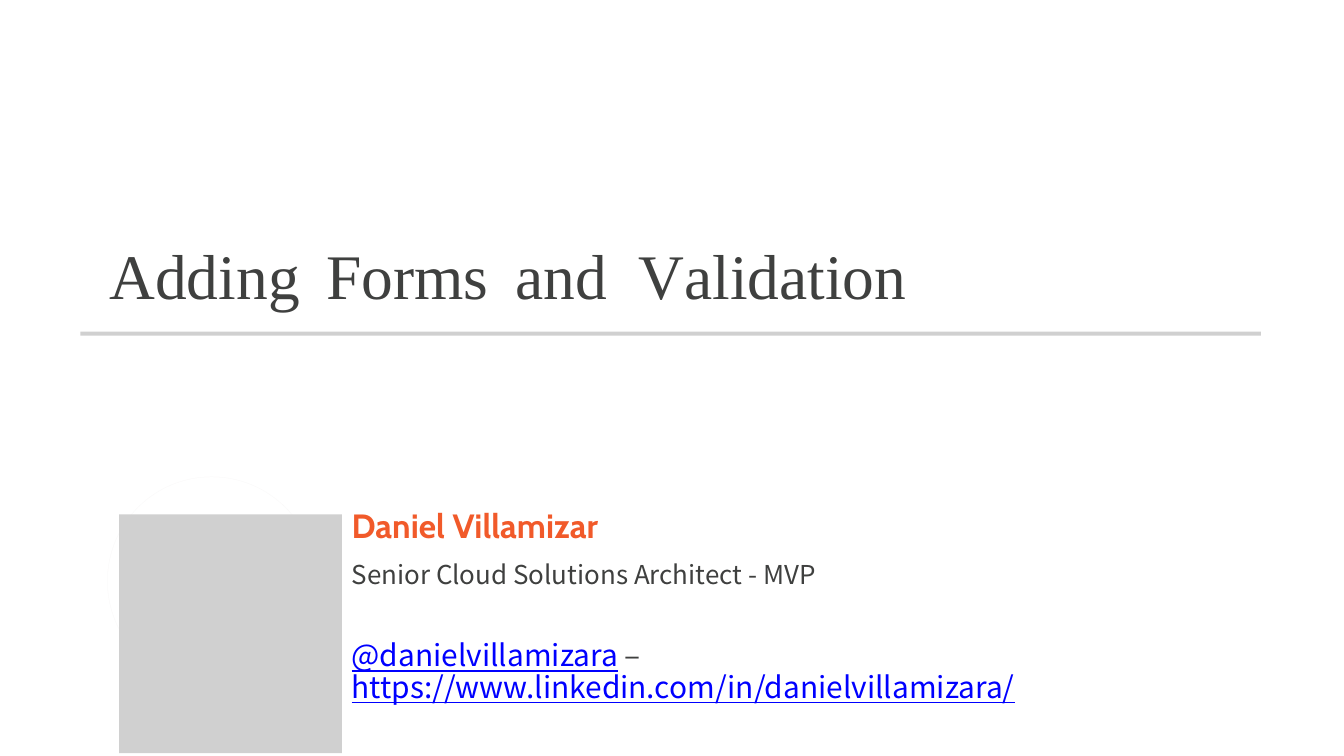
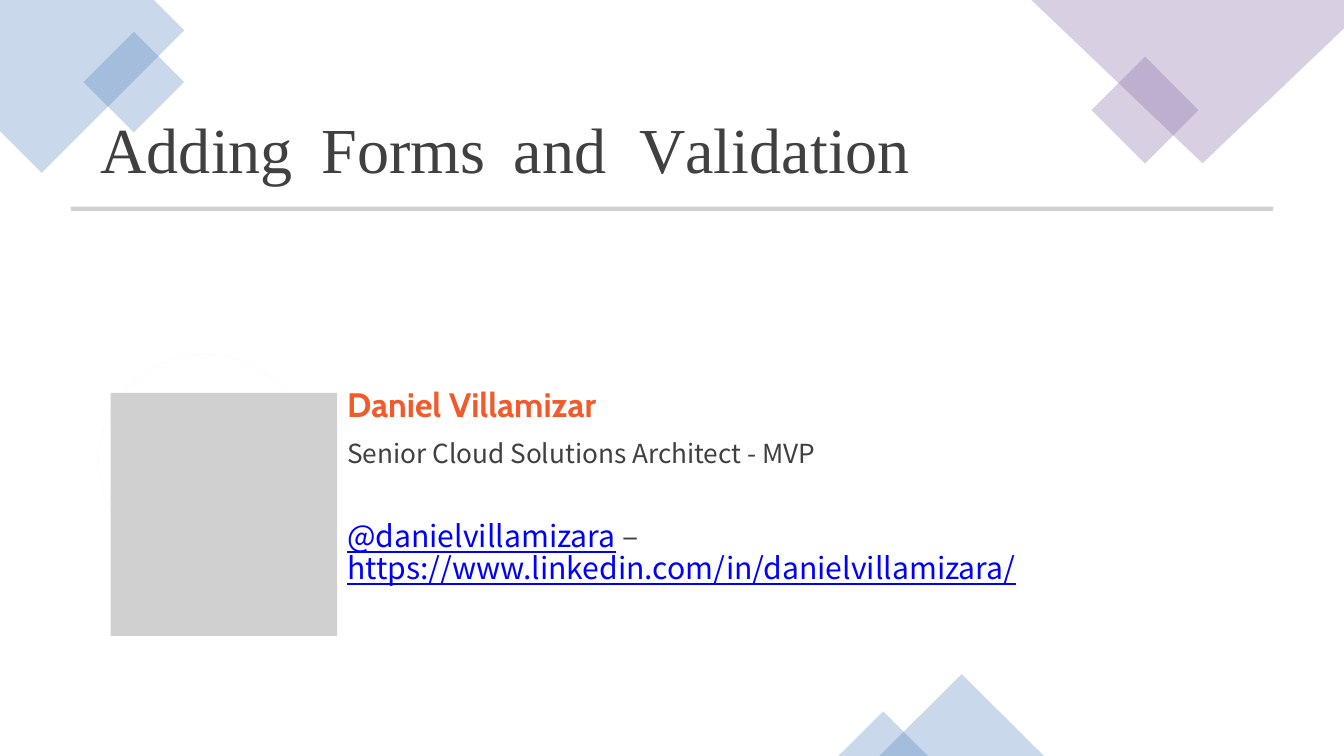
Before and after one commit to CSA-DanielVillamizar/ITM-ProgramaciondeSoftware, a slide deck: slide 1 of ASP.NET Core 6 Blazor Fundamentals/06/adding-forms-and-validation-slides.pptx. Drawn at 1344x756 pixels with LibreOffice and Linux fonts; fonts in the diff are those of the drawing; grey boxes stand for pictures. Boxes give left, top, right and bottom in pixels: in the first picture for what was removed or moved away, otherwise in the second. Text is boxed around its words. In the diff, an @@ line names an element or a change of style, - is before the commit and + after.

```diff
--- a/ASP.NET Core 6 Blazor Fundamentals/06/adding-forms-and-validation-slides.pptx
+++ b/ASP.NET Core 6 Blazor Fundamentals/06/adding-forms-and-validation-slides.pptx
@@ freeform shape added at box(0, 0, 184, 173), fill #4F81BD at 30% opacity @@
@@ freeform shape added at box(1032, 0, 1344, 163), fill #8064A2 at 30% opacity @@
@@ rectangle added at box(83, 32, 184, 132), fill #4F81BD at 30% opacity @@
@@ rectangle added at box(1092, 56, 1199, 164), fill #8064A2 at 30% opacity @@
@@ text "Adding" at box(100, 123, 293, 185): size 68 to 68.7 pt; line spacing 70pt to 70.7pt @@
@@ text "Adding": place and size @@
-text "Adding" at box(109, 255, 300, 311)
+text "Adding" at box(100, 123, 293, 185)
@@ text "Forms": place and size @@
-text "Forms" at box(326, 257, 488, 300)
+text "Forms" at box(321, 131, 485, 174)
@@ text "Forms" at box(321, 131, 485, 174): size 68 to 68.7 pt; letter spacing -2.3 to -2.4 pt in "Forms"; line spacing 70pt to 70.7pt @@
@@ text "and": place and size @@
-text "and" at box(515, 255, 607, 300)
+text "and" at box(514, 128, 607, 174)
@@ text "and" at box(514, 128, 607, 174): size 68 to 68.7 pt; line spacing 70pt to 70.7pt @@
@@ text "Validation": place and size @@
-text "Validation" at box(638, 255, 906, 300)
+text "Validation" at box(639, 128, 910, 174)
@@ text "Validation" at box(639, 128, 910, 174): size 68 to 68.7 pt; letter spacing -2.3 to -2.4 pt in "Validation"; line spacing 70pt to 70.7pt @@
@@ picture: place and size @@
-picture at box(81, 331, 1261, 335)
+picture at box(71, 206, 1273, 210)
@@ freeform shape: place and size @@
-freeform shape at box(108, 477, 316, 685)
+freeform shape at box(99, 355, 311, 567)
@@ text "Daniel Villamizar": place and size @@
-text "Daniel Villamizar" at box(352, 512, 815, 585)
+text "Daniel Villamizar" at box(347, 391, 815, 464)
@@ text "Daniel Villamizar" at box(347, 391, 815, 464): size 36 to 36.4 pt in "Daniel Villamizar"; size 48 to 48.5 pt in "Senior Cloud Solutions Architect - MVP"; line spacing 37.9pt to 38.2pt; line spacing 50pt to 50.5pt @@
@@ picture: place and size @@
-picture at box(119, 514, 341, 753)
+picture at box(111, 393, 337, 636)
@@ text "@danielvillamizara – https://www.linkedin.com/in/danielvilla ...": place and size @@
-text "@danielvillamizara – https://www.linkedin.com/in/danielvilla ..." at box(352, 642, 1015, 705)
+text "@danielvillamizara – https://www.linkedin.com/in/danielvilla ..." at box(347, 523, 1015, 586)
@@ text "@danielvillamizara – https://www.linkedin.com/in/danielvilla ..." at box(347, 523, 1015, 586): size 32 to 32.3 pt; line spacing 34pt to 34.3pt @@
@@ triangle added at box(879, 674, 1044, 756), fill #4F81BD at 30% opacity @@
@@ triangle added at box(838, 712, 928, 756), fill #4F81BD at 30% opacity @@
```
Also in this commit, not shown: 18 other slides changed, 8 other files.
